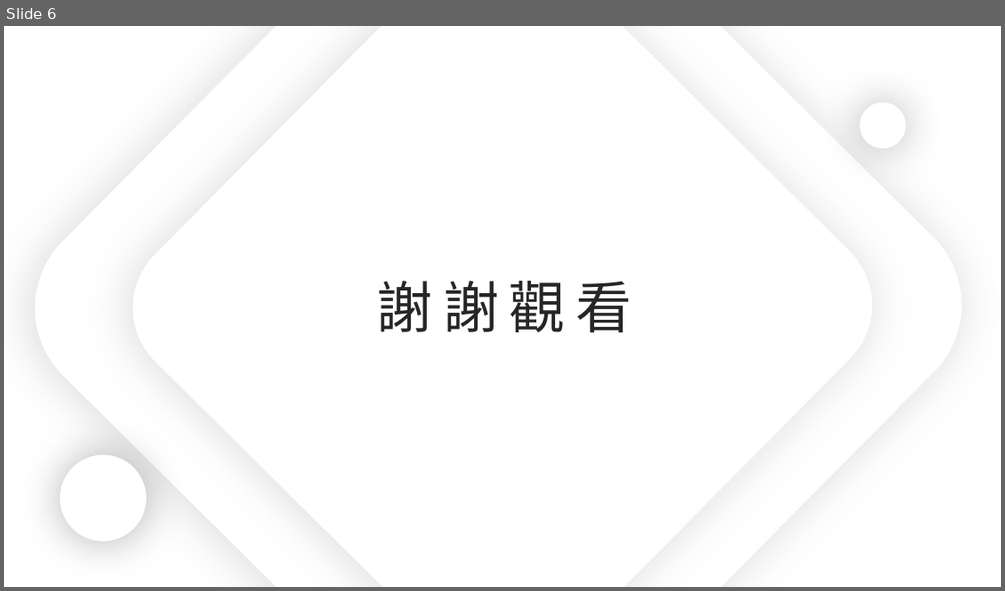
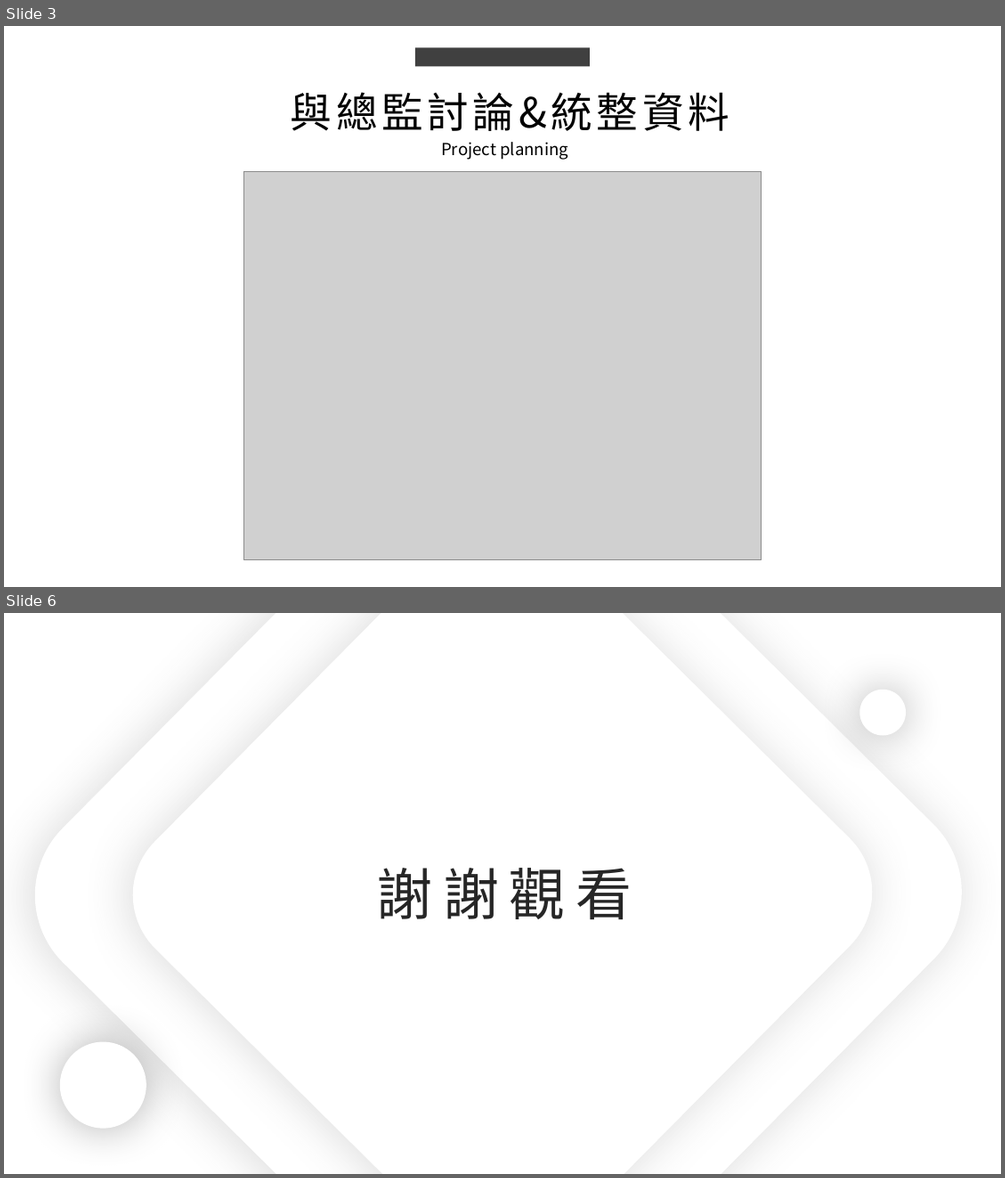
Before and after one commit to king637324/KnowledgeGreenhouseSystem, a slide deck: 工作日報_葉柏漢/2021.09/2021.09.15(加班)~2021.09.16工作日報_葉柏漢.pptx. Shown one above the other, each under a label of ours: slide 6 before the commit, slides 3 and 6 after it; the slides between them are not shown. The pictures are 1005x591 and 1005x1178 pixels, drawn with LibreOffice and Linux fonts; fonts in the diff are those of the drawing; grey boxes stand for pictures. Boxes give left, top, right and bottom in pixels: in the first picture for what was removed or moved away, otherwise in the second. Text is boxed around its words. In the diff, an @@ line names an element or a change of style, - is before the commit and + after.

```diff
--- a/工作日報_葉柏漢/2021.09/2021.09.15(加班)~2021.09.16工作日報_葉柏漢.pptx
+++ b/工作日報_葉柏漢/2021.09/2021.09.15(加班)~2021.09.16工作日報_葉柏漢.pptx
@@ slide 3 added at (4, 26, 1001, 587), background #FFFFFF @@
@@ rectangle added at (415, 47, 590, 66), fill #404040 @@
@@ text added at (291, 92, 729, 131), 40 pt, text #000000 @@
+與總監討論&統整資料
@@ text added at (441, 142, 568, 160), 16 pt, text #000000 @@
+Project planning
@@ picture added at (243, 171, 760, 560) @@
```
Also in this commit, not shown: 2 slides changed, 2 other slides added, 3 slides removed, 9 other files.
